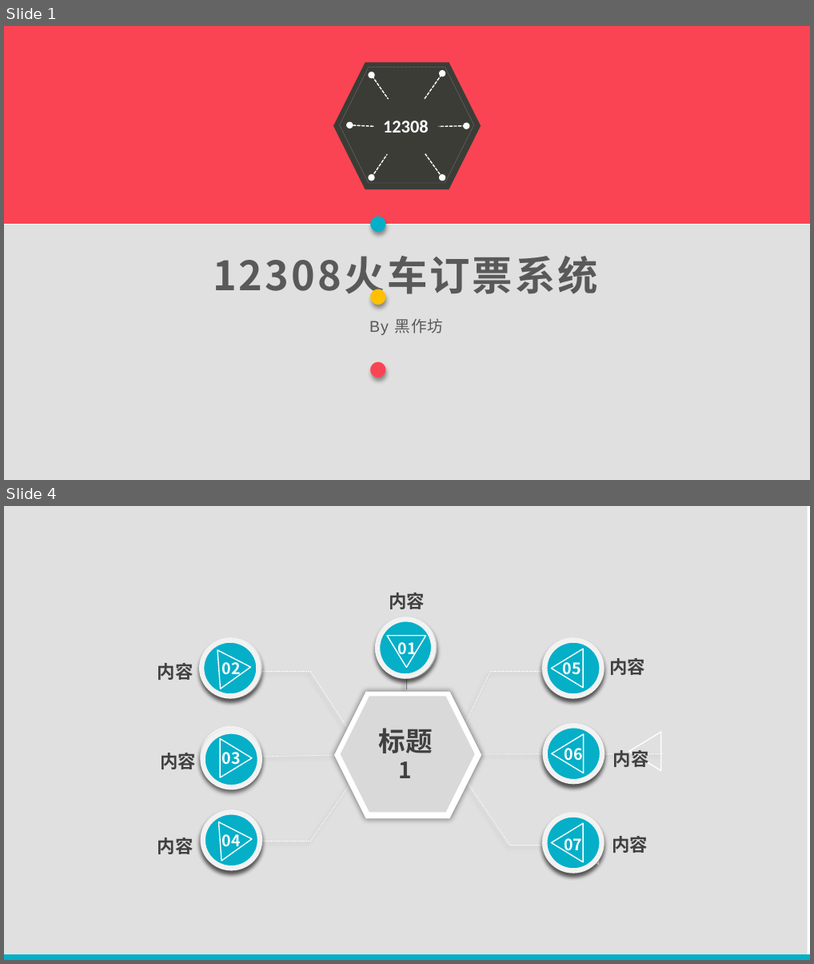
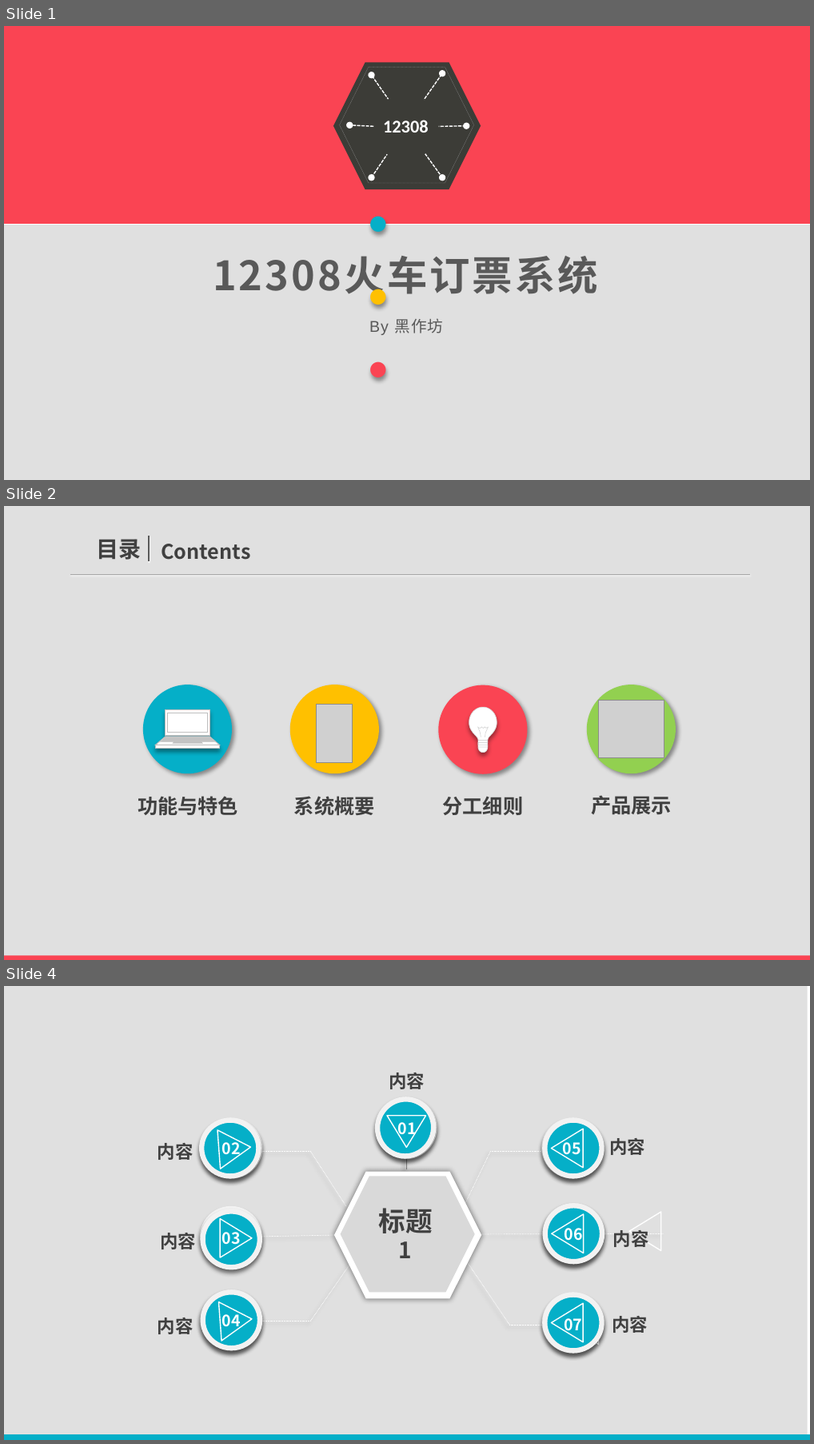
Before and after one commit to TimerChen/TrainTickets, a slide deck: Presentation/presentation.pptx. Shown one above the other, each under a label of ours: slides 1 and 4 before the commit, slides 1, 2 and 4 after it; the slides between them are not shown. The pictures are 814x964 and 814x1444 pixels, drawn with LibreOffice and Linux fonts; fonts in the diff are those of the drawing; grey boxes stand for pictures. Boxes give left, top, right and bottom in pixels: in the first picture for what was removed or moved away, otherwise in the second. Text is boxed around its words. In the diff, an @@ line names an element or a change of style, - is before the commit and + after.

Commit message:
change the ppt

```diff
--- a/Presentation/presentation.pptx
+++ b/Presentation/presentation.pptx
@@ slide 2 added at (4,506,810,960), background #FFFFFF @@
@@ rectangle added at (4,506,810,960), fill #000000 at 12% opacity @@
@@ text added at (96,539,141,560), 20 pt, text #404040, bold @@
+目录
@@ line added from (149, 562) to (149, 536), #595959 1.5 pt @@
@@ text added at (161,544,250,560), 18 pt, text #404040, bold @@
+Contents
@@ line added from (71, 574) to (750, 574), #A6A6A6 0.75 pt @@
@@ ellipse added at (143,684,232,773), fill #05AFC8 @@
@@ ellipse added at (290,684,379,773), fill #FFC000 @@
@@ ellipse added at (438,685,527,774), fill #FA4453 @@
@@ ellipse added at (587,684,676,773), fill #92D050 @@
@@ freeform shape added at (156,710,219,748), fill #FFFFFF, outline #BFBFBF 0.75 pt @@
@@ picture added at (317,704,353,763) @@
@@ freeform shape added at (470,707,497,752), fill #FFFFFF, outline #D9D9D9 0.5 pt @@
@@ picture added at (599,700,665,757) @@
@@ text added at (138,796,238,816), 18 pt, text #404040, bold @@
+功能与特色
@@ text added at (294,796,375,815), 18 pt, text #404040, bold @@
+系统概要
@@ text added at (443,796,524,815), 18 pt, text #404040, bold @@
+分工细则
@@ text added at (591,795,672,815), 18 pt, text #404040, bold @@
+产品展示
@@ rectangle added at (4,955,810,960), fill #FA4453 @@
```
Also in this commit, not shown: 3 other slides added, 3 slides removed, 5 other files.
